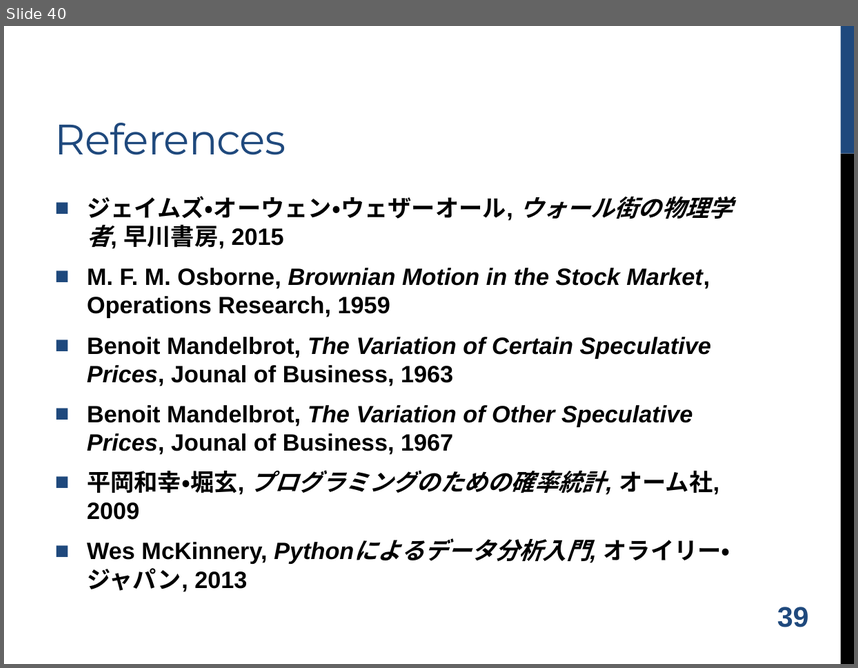
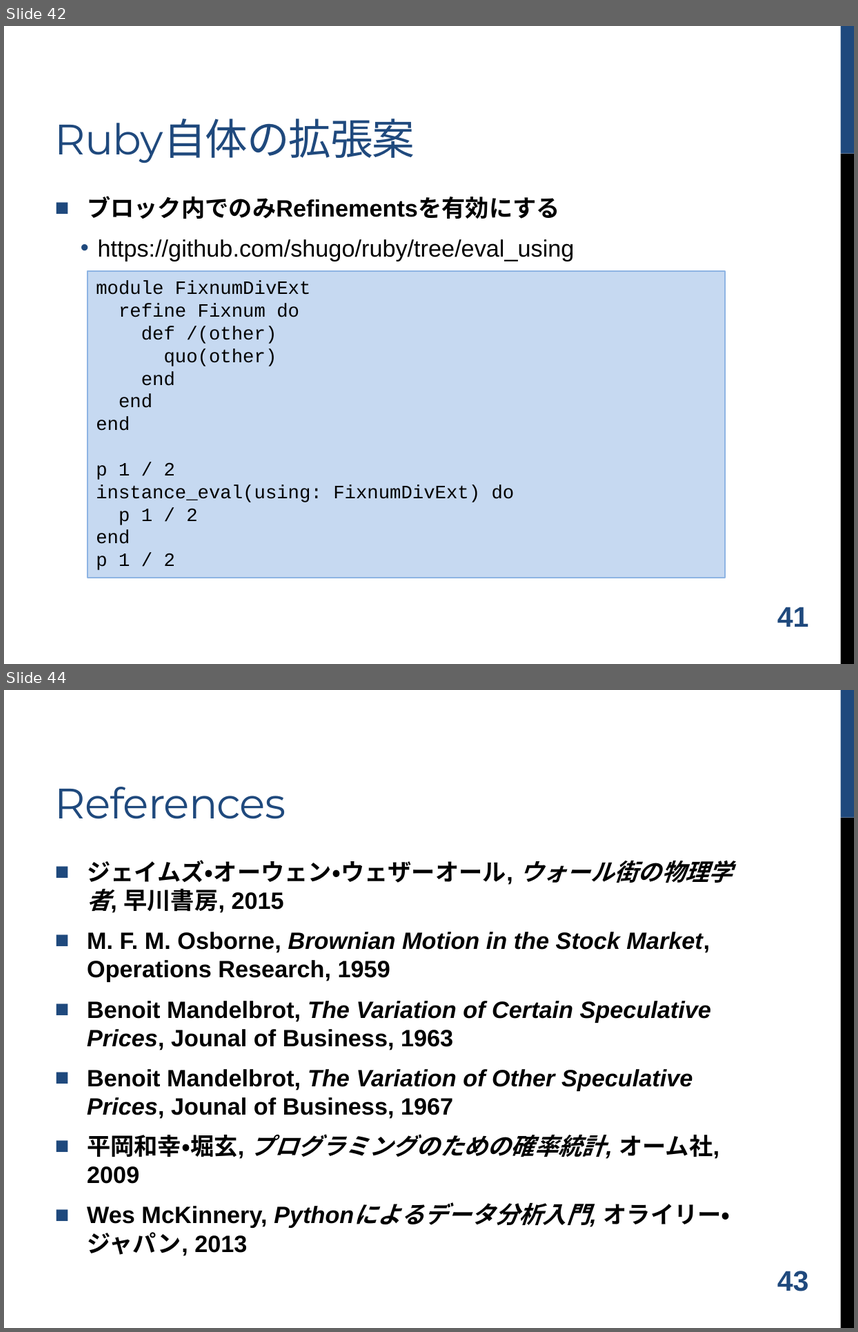
Before and after one commit to shugo/DCW2016, a slide deck: ruby_data_analysis.pptx. Shown one above the other, each under a label of ours: slide 40 before the commit, slides 42 and 44 after it; the slides between them are not shown. The pictures are 858x668 and 858x1332 pixels, drawn with LibreOffice and Linux fonts; fonts in the diff are those of the drawing; background and template pictures are left out. Boxes give left, top, right and bottom in pixels: in the first picture for what was removed or moved away, otherwise in the second. Text is boxed around its words. In the diff, an @@ line names an element or a change of style, - is before the commit and + after.

```diff
--- a/ruby_data_analysis.pptx
+++ b/ruby_data_analysis.pptx
@@ slide 42 added at <box>4,26,854,664</box>, background #FFFFFF; not listed: 2 template elements that a slide beside it also shows @@
@@ title added at <box>55,118,415,163</box>, 36 pt, text #1F497D @@
+Ruby自体の拡張案
@@ text added at <box>87,196,575,261</box>, 20 pt, text #000000 @@
+■ ブロック内でのみRefinementsを有効にする
+  • https://github.com/shugo/ruby/tree/eval_using
@@ rectangle added at <box>87,271,725,577</box>, fill #C6D9F1, outline #8EB4E3 1 pt, 16 pt, text #000000 @@
+module FixnumDivExt
+refine Fixnum do
+def /(other)
+quo(other)
+end
+end
+end
+p 1 / 2
+instance_eval(using: FixnumDivExt) do
+p 1 / 2
+end
+p 1 / 2
@@ page number added at <box>777,606,809,626</box>, 24 pt, text #1F497D, bold @@
+41
@@ what was slide 40 is now slide 44 @@
@@ page number at <box>777,1270,809,1291</box>: text changed @@
-39
+43
```
Also in this commit, not shown: 9 slides changed, 7 other slides added, 4 slides removed, 2 other files.
